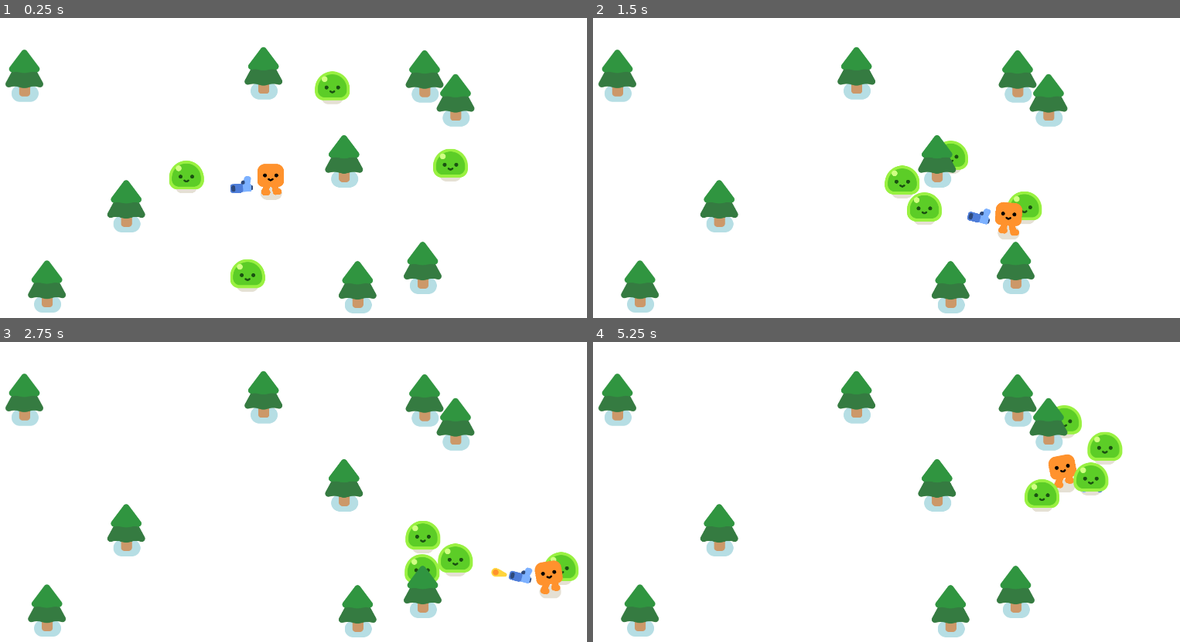
Above: before the commit, frames 1-4 (two rows, left to right).
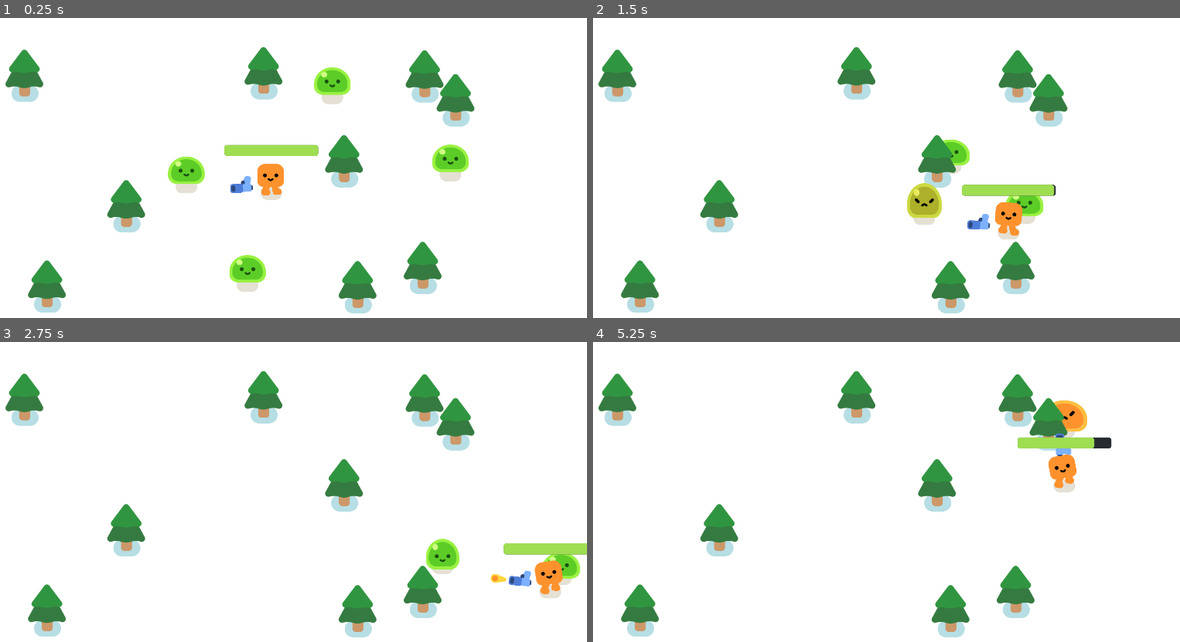
Above: after the commit, the same moments.

Repository: monkeytickler812/Final-Project
Game: Godot game, scene res://survivors_game.tscn
Two runs of this game, one before a commit and one after it. Both use one fixed random seed, a clock stepped at 60 frames per second and the inputs below.
Inputs:
- Up to frame 1 (0.25 s): no input
- Up to frame 2 (1.5 s): hold D (move_right) 0.53-1.28 s; hold S (move_down) from 1.28 s (still down)
- Up to frame 3 (2.75 s): release S (move_down) at 2.03 s; hold D (move_right) from 2.03 s (still down)
- Up to frame 4 (5.25 s): release D (move_right) at 2.78 s; hold W (move_up) 2.78-3.53 s; hold A (move_left) 3.53-5.03 s; hold S (move_down) from 5.03 s (still down)

The runs differ from the first frame. In frame 1, 2.2% of the frame differs, in the area x 28-80%, y 16-91%; in frame 2, 2.2%; in frame 3, 2.3%; in frame 4, 2.5%, in the area x 72-91%, y 19-57%.

Commit message:
added health bar and damage

Diff:
--- a/Vampire Survivors/mob.gd
+++ b/Vampire Survivors/mob.gd
@@ -1,10 +1,28 @@
 extends CharacterBody2D
 
+var health = 3
 
 @onready var player = get_node("/root/Game/Player")
 
+
+func _ready():
+	%Slime.play_walk()
 
 func _physics_process(delta):
 	var direction = global_position.direction_to(player.global_position)
 	velocity = direction * 300.0
 	move_and_slide()
+
+
+func take_damage():
+	health -= 1
+	%Slime.play_hurt()
+
+	if health == 0:
+		queue_free()
+
+
+		const SMOKE_SCENE = preload("res://smoke_explosion/smoke_explosion.tscn")
+		var smoke = SMOKE_SCENE.instantiate()
+		get_parent().add_child(smoke)
+		smoke.global_position = global_position
--- a/Vampire Survivors/mob.tscn
+++ b/Vampire Survivors/mob.tscn
@@ -12,6 +12,7 @@
 script = ExtResource("1_fwti4")
 
 [node name="Slime" parent="." instance=ExtResource("1_qspl7")]
+unique_name_in_owner = true
 
 [node name="CollisionShape2D" type="CollisionShape2D" parent="."]
 position = Vector2(-1, -28)
--- a/Vampire Survivors/player.gd
+++ b/Vampire Survivors/player.gd
@@ -1,5 +1,8 @@
 extends CharacterBody2D
 
+signal health_depleted
+
+var health = 100.0
 
 func _physics_process(delta):
 	var direction = Input.get_vector("move_left", "move_right", "move_up", "move_down")
@@ -10,3 +13,11 @@
 		$HappyBoo.play_walk_animation()
 	else:
 		$HappyBoo.play_idle_animation()
+
+	const DAMAGE_RATE = 5.0
+	var overlapping_mobs = %HurtBox.get_overlapping_bodies()
+	if overlapping_mobs.size() > 0:
+		health -= DAMAGE_RATE * overlapping_mobs.size() * delta
+		%ProgressBar.value = health
+		if health <= 0.0:
+			health_depleted.emit()
--- a/Vampire Survivors/player.tscn
+++ b/Vampire Survivors/player.tscn
@@ -6,6 +6,23 @@
 
 [sub_resource type="CircleShape2D" id="CircleShape2D_53uc8"]
 radius = 30.0167
+
+[sub_resource type="CircleShape2D" id="CircleShape2D_tt0yy"]
+radius = 38.0132
+
+[sub_resource type="StyleBoxFlat" id="StyleBoxFlat_hhjhj"]
+bg_color = Color(0.152941, 0.168627, 0.188235, 1)
+corner_radius_top_left = 8
+corner_radius_top_right = 8
+corner_radius_bottom_right = 8
+corner_radius_bottom_left = 8
+
+[sub_resource type="StyleBoxFlat" id="StyleBoxFlat_iu5my"]
+bg_color = Color(0.623529, 0.866667, 0.317647, 1)
+corner_radius_top_left = 8
+corner_radius_top_right = 8
+corner_radius_bottom_right = 8
+corner_radius_bottom_left = 8
 
 [node name="Player" type="CharacterBody2D"]
 script = ExtResource("1_dabom")
@@ -18,3 +35,23 @@
 
 [node name="Gun" parent="." instance=ExtResource("3_s410u")]
 position = Vector2(0, -34)
+
+[node name="HurtBox" type="Area2D" parent="."]
+unique_name_in_owner = true
+collision_layer = 0
+collision_mask = 2
+
+[node name="CollisionShape2D" type="CollisionShape2D" parent="HurtBox"]
+shape = SubResource("CircleShape2D_tt0yy")
+debug_color = Color(0.764706, 0.392157, 0.576471, 0.419608)
+
+[node name="ProgressBar" type="ProgressBar" parent="."]
+unique_name_in_owner = true
+offset_left = -145.0
+offset_top = -150.0
+offset_right = 146.0
+offset_bottom = -116.0
+theme_override_styles/background = SubResource("StyleBoxFlat_hhjhj")
+theme_override_styles/fill = SubResource("StyleBoxFlat_iu5my")
+value = 100.0
+show_percentage = false
--- a/Vampire Survivors/survivors_game.tscn
+++ b/Vampire Survivors/survivors_game.tscn
@@ -1,8 +1,10 @@
-[gd_scene load_steps=4 format=3 uid="uid://bg4luoeda42b7"]
+[gd_scene load_steps=5 format=3 uid="uid://bg4luoeda42b7"]
 
 [ext_resource type="PackedScene" uid="uid://chsvb512kqnih" path="res://player.tscn" id="1_2j8g4"]
 [ext_resource type="PackedScene" uid="uid://dqq0u2cgl3suv" path="res://mob.tscn" id="2_1yl6m"]
 [ext_resource type="PackedScene" uid="uid://dryk4uhqrwt4r" path="res://pine_tree.tscn" id="2_qwcls"]
+
+[sub_resource type="Curve2D" id="Curve2D_4yonc"]
 
 [node name="Game" type="Node2D"]
 y_sort_enabled = true
@@ -55,3 +57,6 @@
 
 [node name="PineTree9" parent="." instance=ExtResource("2_qwcls")]
 position = Vector2(1166, 510)
+
+[node name="Path2D" type="Path2D" parent="."]
+curve = SubResource("Curve2D_4yonc")
Not shown: 1 places in Vampire Survivors/player.tscn that only renumber resources
